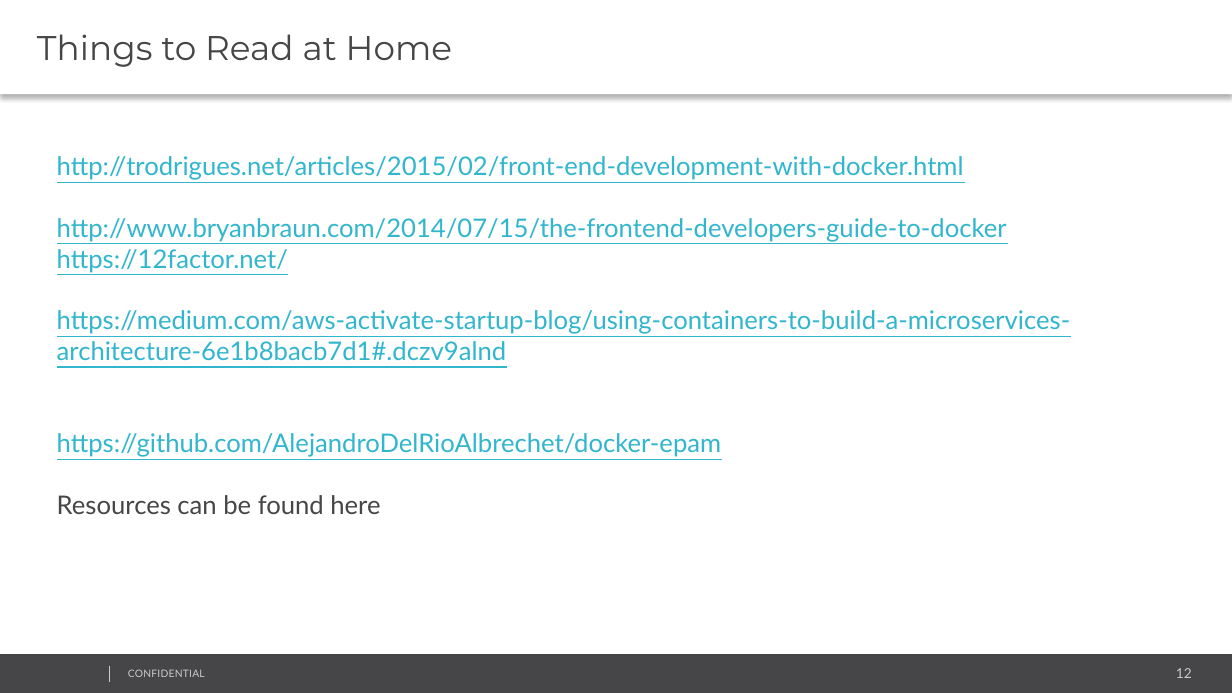
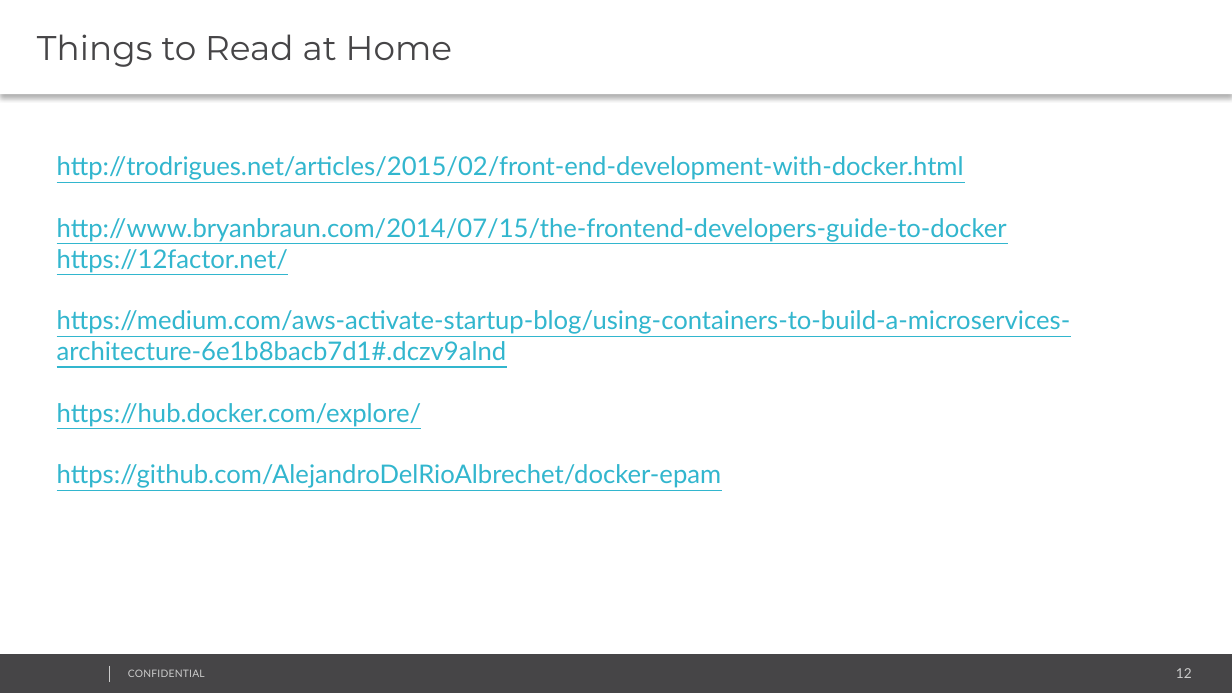
Before and after one commit to AlejandroDelRioAlbrechet/docker-epam, a slide deck: slide 12 of Docker for Frontend Devs.pptx. Drawn at 1232x693 pixels with LibreOffice and Linux fonts; fonts in the diff are those of the drawing; background and template pictures are left out. Boxes give left, top, right and bottom in pixels: in the first picture for what was removed or moved away, otherwise in the second. Text is boxed around its words. In the diff, an @@ line names an element or a change of style, - is before the commit and + after.

Commit message:
Final Version of Presentation

```diff
--- a/Docker for Frontend Devs.pptx
+++ b/Docker for Frontend Devs.pptx
@@ text at [57, 403, 421, 427]: paragraph added @@
+https://hub.docker.com/explore/
@@ text at [57, 495, 380, 514]: paragraph removed @@
-Resources can be found here
```
Also in this commit, not shown: 2 other slides changed.
